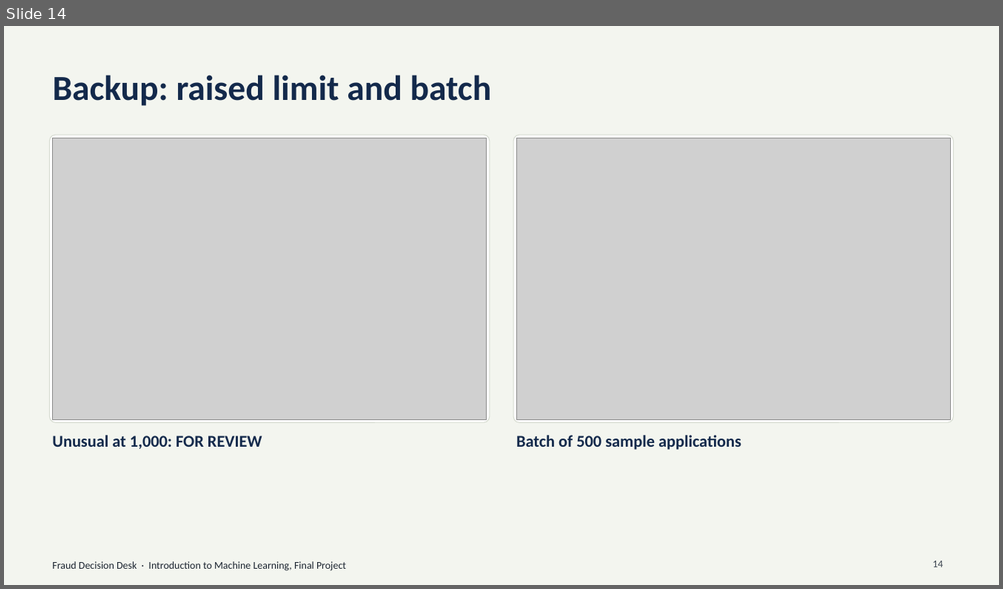
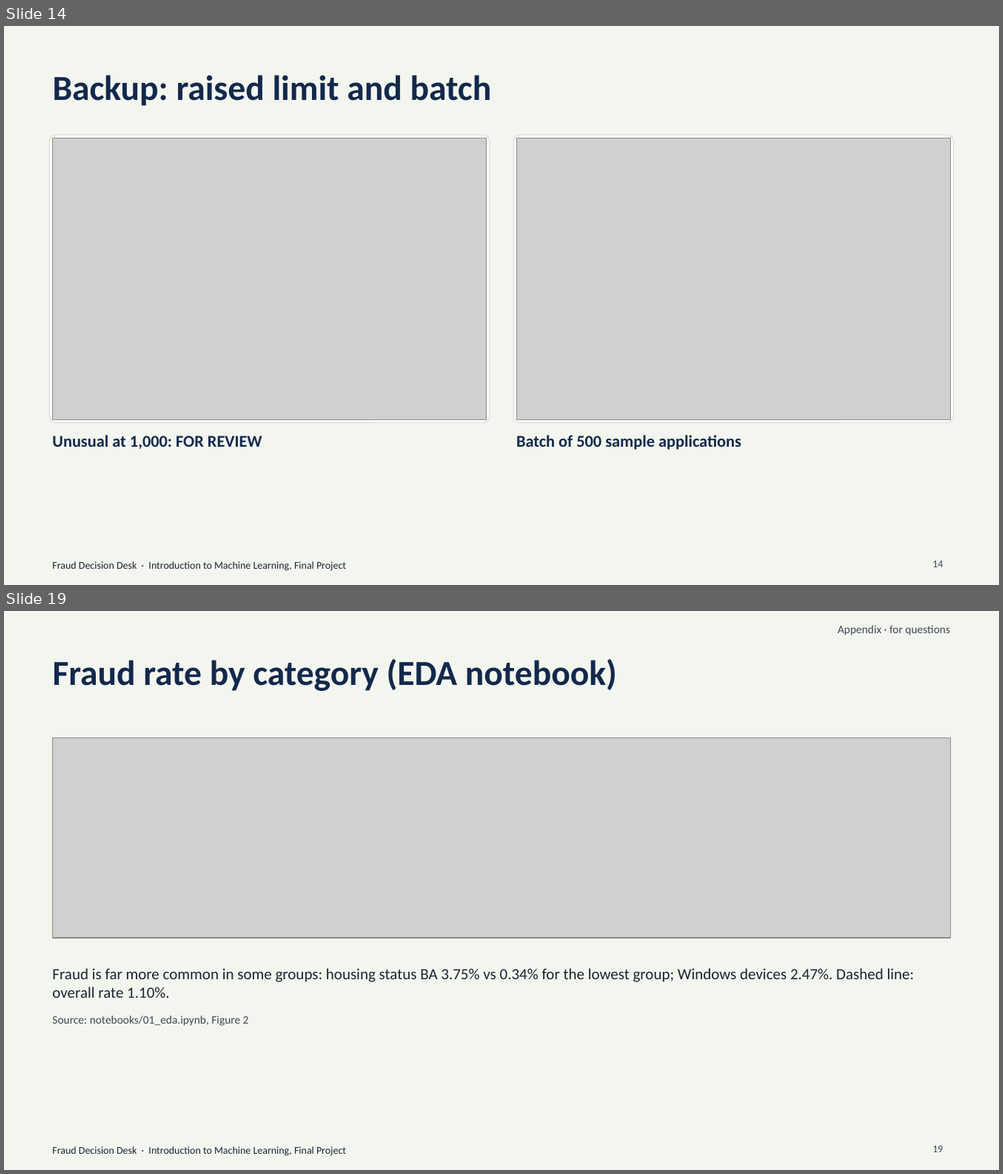
Before and after one commit to kira-ml/delayed-label-fraud-decisioning, a slide deck: docs/presentation.pptx. Shown one above the other, each under a label of ours: slide 14 before the commit, slides 14 and 19 after it; the slides between them are not shown. The pictures are 1003x589 and 1003x1174 pixels, drawn with LibreOffice and Linux fonts; fonts in the diff are those of the drawing; grey boxes stand for pictures. Boxes give left, top, right and bottom in pixels: in the first picture for what was removed or moved away, otherwise in the second. Text is boxed around its words. In the diff, an @@ line names an element or a change of style, - is before the commit and + after.

```diff
--- a/docs/presentation.pptx
+++ b/docs/presentation.pptx
@@ slide 19 added at (4,611,999,1170), background #F3F5EF; not listed: 1 template element that a slide beside it also shows @@
@@ text added at (837,625,950,635), 11 pt, text #3E4752 @@
+Appendix · for questions
@@ title added at (53,659,617,691), 34 pt, text #13294B, bold @@
+Fraud rate by category (EDA notebook)
@@ picture added at (53,738,950,939) @@
@@ text added at (52,968,914,998), 15 pt, text #1B2430 @@
+Fraud is far more common in some groups: housing status BA 3.75% vs 0.34% for the lowest group; Windows devices 2.47%. Dashed line: overall rate 1.10%.
@@ text added at (52,1016,249,1026), 11 pt, text #3E4752 @@
+Source: notebooks/01_eda.ipynb, Figure 2
@@ page number added at (932,1146,942,1153), 10 pt, text #3E4752 @@
+19
```
Also in this commit, not shown: 5 other slides added, 2 other files.
